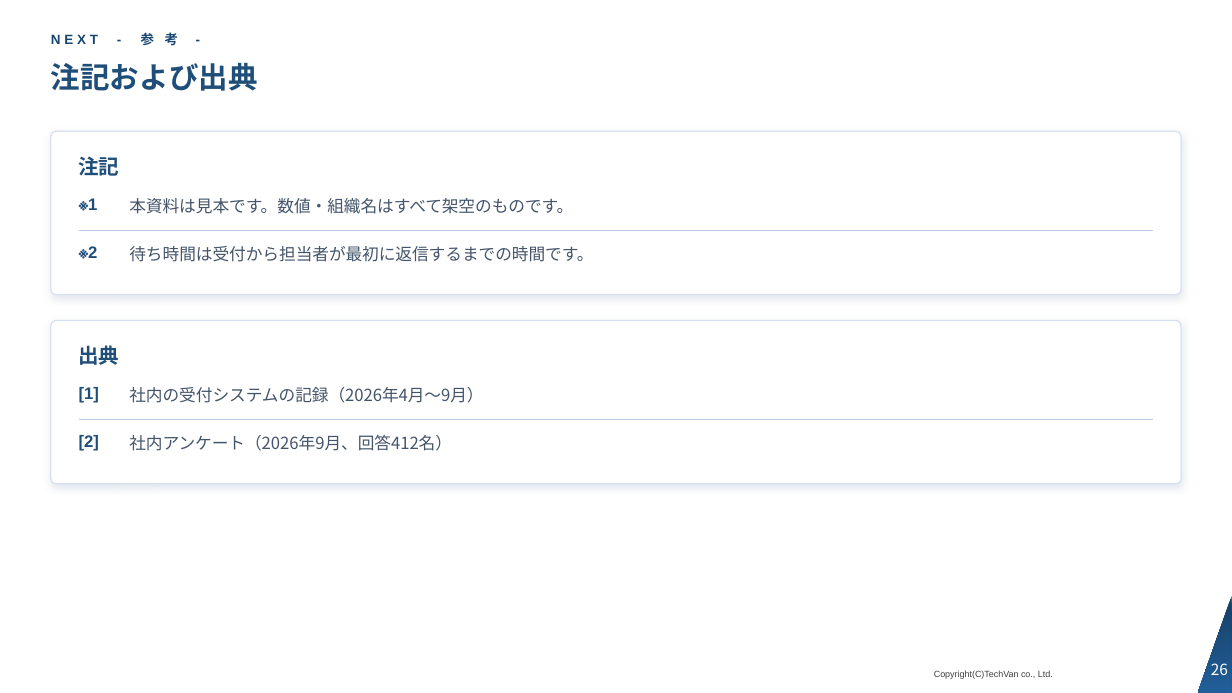
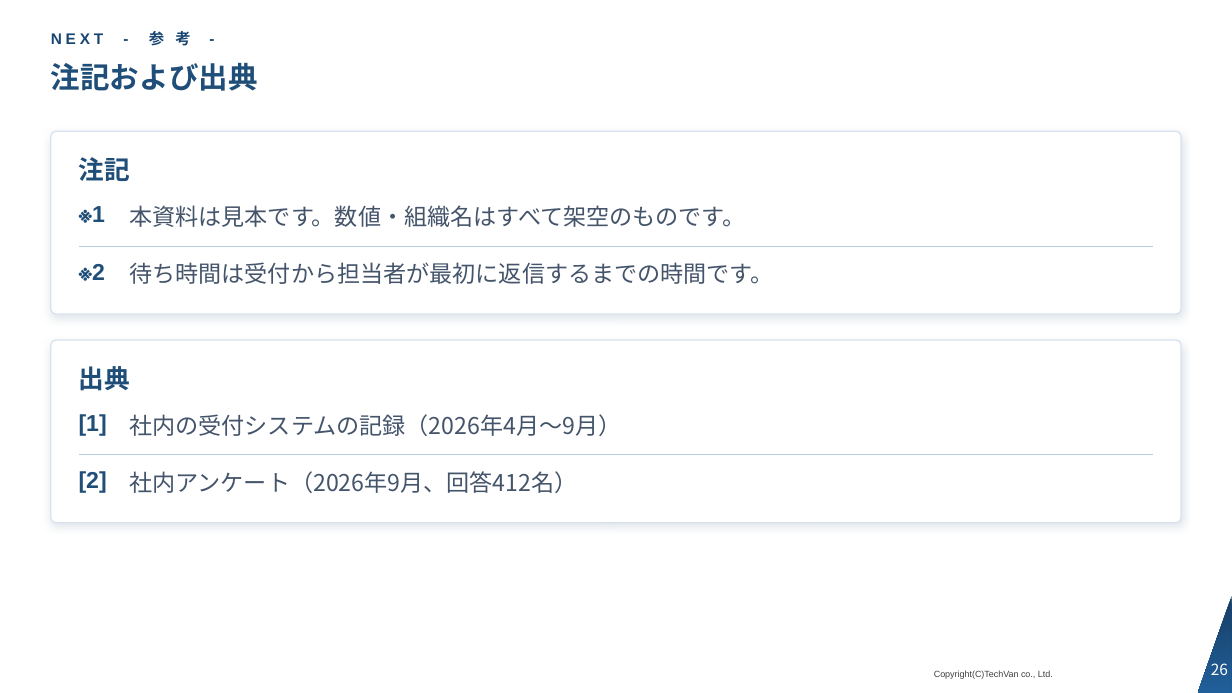
Before and after one commit to Kishi-Satoshi/slide-techvan-dist, a slide deck: slide 26 of plugins/slide-techvan/skills/slide-techvan/examples/catalog-techvan.pptx. Drawn at 1232x693 pixels with LibreOffice and Linux fonts; fonts in the diff are those of the drawing; background and template pictures are left out. Boxes give left, top, right and bottom in pixels: in the first picture for what was removed or moved away, otherwise in the second. Text is boxed around its words. In the diff, an @@ line names an element or a change of style, - is before the commit and + after.

```diff
--- a/plugins/slide-techvan/skills/slide-techvan/examples/catalog-techvan.pptx
+++ b/plugins/slide-techvan/skills/slide-techvan/examples/catalog-techvan.pptx
@@ text "NEXT - 参 考 -" at box(51, 31, 190, 46): size 10.5 to 12 pt @@
@@ rounded rectangle: place and size @@
-rounded rectangle at box(51, 131, 1181, 295)
+rounded rectangle at box(51, 131, 1181, 314)
@@ rounded rectangle at box(51, 131, 1181, 314): proportions changed @@
@@ text "注記" at box(79, 157, 130, 181): size 16 to 20 pt @@
@@ text "※2": place and size @@
-text "※2" at box(88, 246, 97, 258)
+text "※2" at box(92, 264, 105, 280)
@@ line moved from (79, 230) - (1153, 230) to (79, 246) - (1153, 246) @@
@@ text "待ち時間は受付から担当者が最初に返信するまでの時間です。": place and size @@
-text "待ち時間は受付から担当者が最初に返信するまでの時間です。" at box(129, 246, 593, 262)
+text "待ち時間は受付から担当者が最初に返信するまでの時間です。" at box(129, 262, 773, 284)
@@ rounded rectangle at box(51, 340, 1181, 523): proportions changed @@
@@ rounded rectangle: place and size @@
-rounded rectangle at box(51, 321, 1181, 484)
+rounded rectangle at box(51, 340, 1181, 523)
@@ text "出典" at box(79, 366, 130, 391): size 16 to 20 pt @@
@@ text "出典": place and size @@
-text "出典" at box(79, 345, 120, 365)
+text "出典" at box(79, 366, 130, 391)
@@ text "[1]": place and size @@
-text "[1]" at box(79, 387, 99, 403)
+text "[1]" at box(79, 414, 107, 436)
@@ text "社内の受付システムの記録（2026年4月〜9月）": place and size @@
-text "社内の受付システムの記録（2026年4月〜9月）" at box(129, 387, 483, 403)
+text "社内の受付システムの記録（2026年4月〜9月）" at box(129, 414, 621, 436)
@@ size 13 to 18 pt in 8 elements at box(129, 205, 746, 227), box(129, 262, 773, 284), box(92, 206, 105, 222), box(129, 414, 621, 436), box(92, 264, 105, 280), box(129, 471, 577, 493), box(79, 414, 107, 436), box(79, 471, 107, 493) @@
@@ text "[2]": place and size @@
-text "[2]" at box(79, 435, 99, 451)
+text "[2]" at box(79, 471, 107, 493)
@@ line moved from (79, 420) - (1153, 420) to (79, 455) - (1153, 455) @@
@@ text "社内アンケート（2026年9月、回答412名）": place and size @@
-text "社内アンケート（2026年9月、回答412名）" at box(129, 435, 452, 451)
+text "社内アンケート（2026年9月、回答412名）" at box(129, 471, 577, 493)
```
Also in this commit, not shown: 24 other slides changed, 11 other files.
